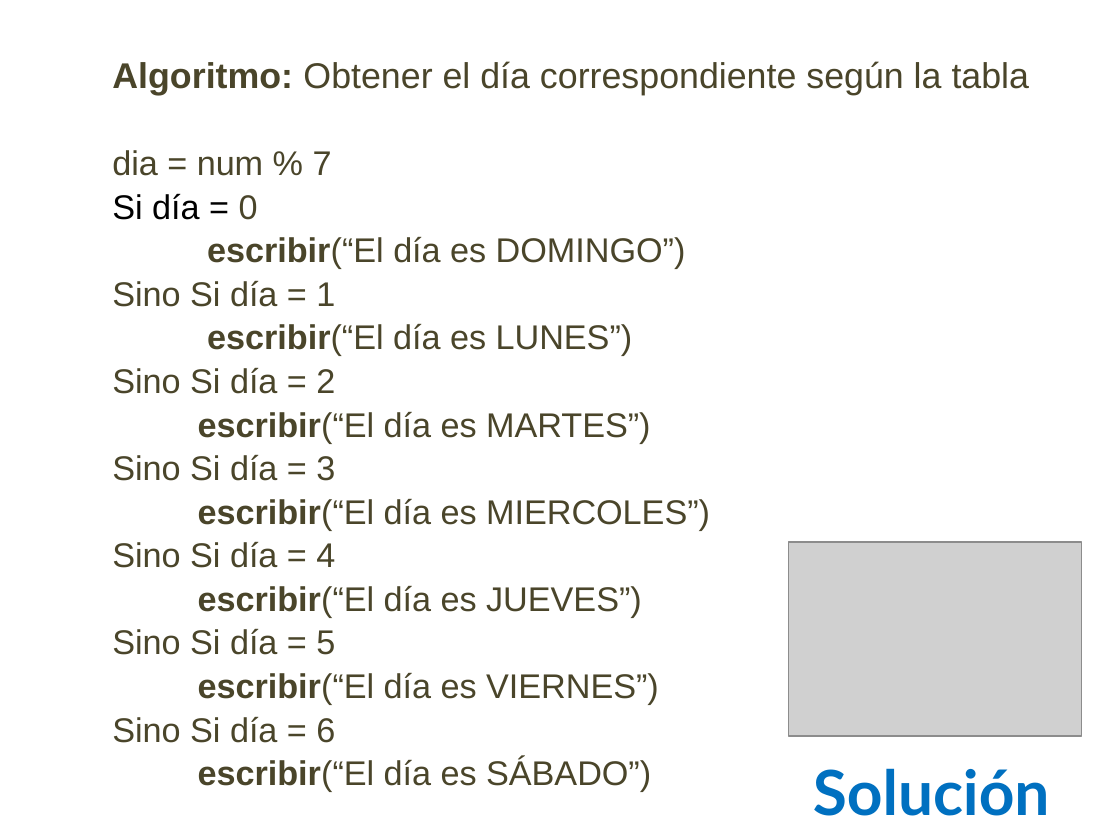
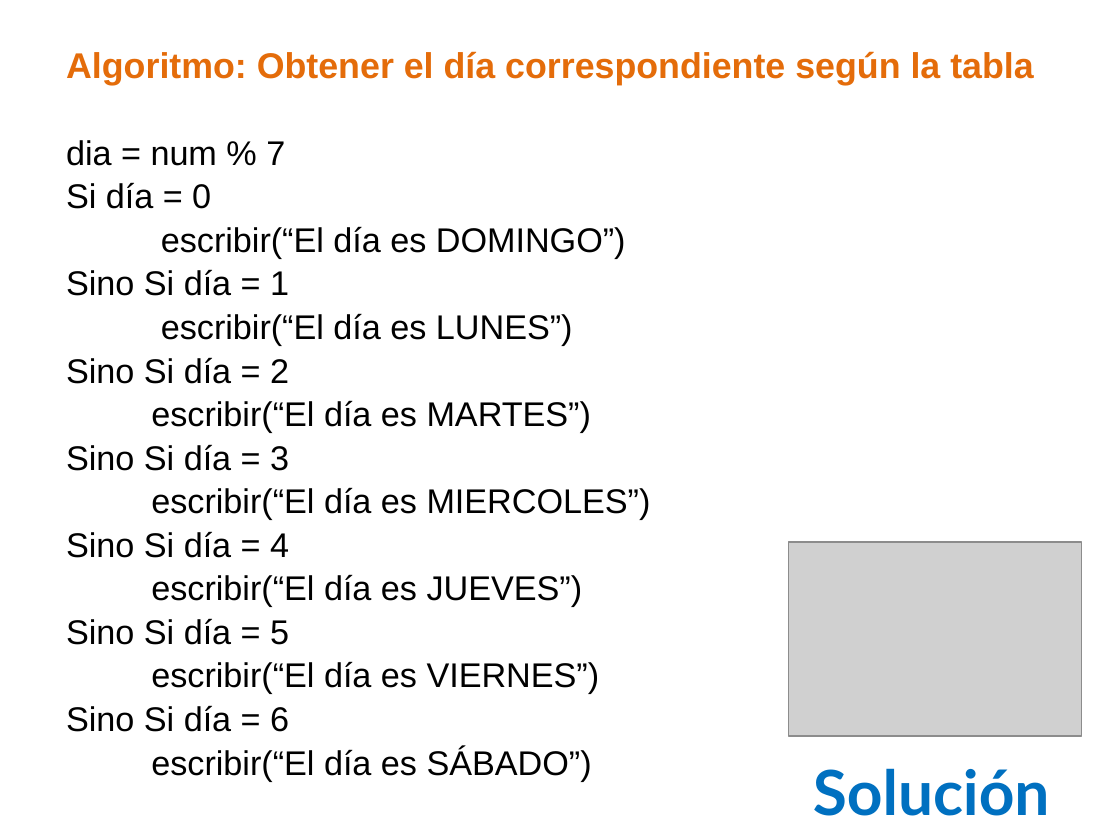
Before and after one commit to lizetheP/Tecnologias, a slide deck: slide 7 of Calendario/Presentaciones/5_2_Condicionales_Anidadas.pptx. Drawn at 1120x840 pixels with LibreOffice and Linux fonts; fonts in the diff are those of the drawing; grey boxes stand for pictures. Boxes give left, top, right and bottom in pixels: in the first picture for what was removed or moved away, otherwise in the second. Text is boxed around its words. In the diff, an @@ line names an element or a change of style, - is before the commit and + after.

```diff
--- a/Calendario/Presentaciones/5_2_Condicionales_Anidadas.pptx
+++ b/Calendario/Presentaciones/5_2_Condicionales_Anidadas.pptx
@@ text "Algoritmo: Obtener el día correspondiente ..." moved from (x1=112, y1=61, x2=1030, y2=792) to (x1=66, y1=51, x2=1033, y2=781) @@
@@ text "Algoritmo: Obtener el día correspondiente ..." at (x1=66, y1=51, x2=1033, y2=781): text colour #4A452A to #E46C0A in "Algoritmo: Obtener el día correspondiente según la ..."; bold on in "Obtener el día correspondiente según la tabla"; text colour #4A452A to #000000 in "dia = num % 7", "0", "escribir(“El día es DOMINGO”)", "Sino Si día = 1" and 11 more places; bold off in "escribir(“El", "escribir(“El", "escribir(“El", "escribir(“El" and 3 more places @@
```
Also in this commit, not shown: 1 other slide changed, 1 other file.
